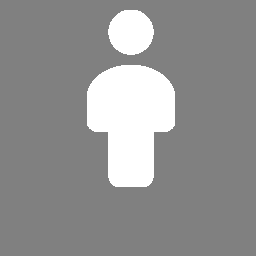
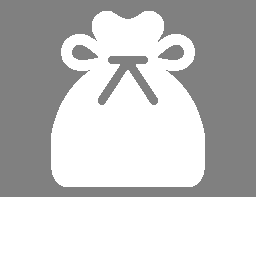
Two versions of the same layered image (256x256). Layer-by-layer changes:
added layer "Слой 2" above "Игрок" over [51, 11, 205, 187]
hid "Игрок" over [87, 10, 175, 187]
showed "Платформа" over [0, 197, 256, 256]
